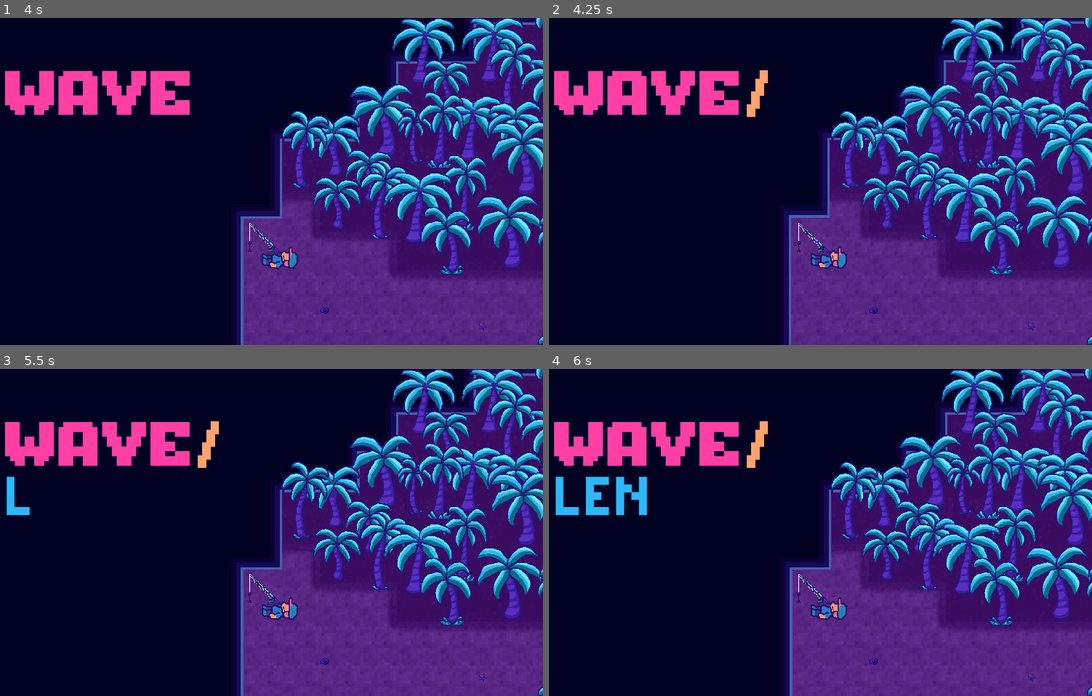
Above: before the commit, frames 1-4 (two rows, left to right).
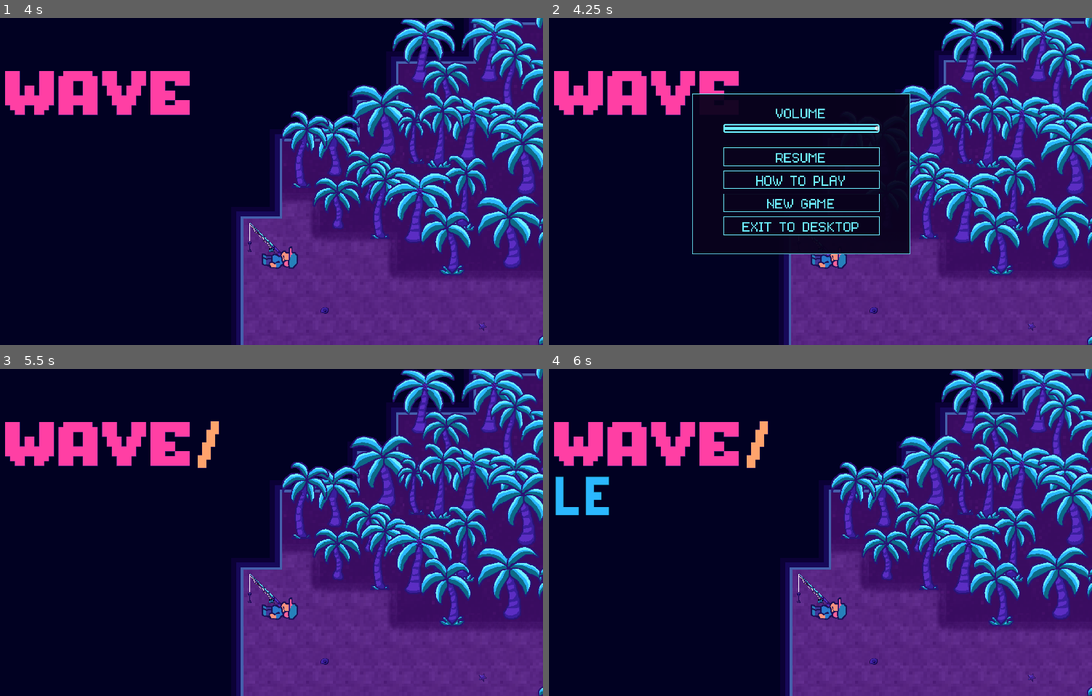
Above: after the commit, the same moments.

Repository: dougwhite/wave-length
Game: Godot game, scene res://scenes/game.tscn
Two runs of this game, one before a commit and one after it. Both use one fixed random seed, a clock stepped at 60 frames per second and the inputs below.
Inputs (mouse positions are in pixels of both pictures, inside the frame that each line leads up to):
- Up to frame 1 (4 s): tap Enter (ui_accept) at 0.5, 0.77, 1.25, 1.52, 2, 3.02, 3.5, 3.77 s; move the mouse to (380, 165) at 0.52 s; hold Right (move_right) 0.53-1.28 s; hold E (interact) 0.53-1.28 s; click (380, 165) at 0.67 s; move the mouse to (135, 197) at 1.27 s; hold S (move_down) 1.28-2.03 s; tap Space (dodge_roll) at 1.35 s; click (135, 197) at 1.42 s; tap E (interact) at 1.55, 2.3, 3.05 s; move the mouse to (309, 109) at 2.02 s; hold Right (move_right) 2.03-2.78 s; hold Shift (fine_tune) 2.03-2.78 s; click (309, 109) at 2.17 s; move the mouse to (222, 246) at 2.77 s; hold Up (move_up) 2.78-3.53 s; click (222, 246) at 2.85 s; move the mouse to (428, 230) at 3.52 s; hold Left (move_left) from 3.53 s (still down); hold E (interact) from 3.53 s (still down); click (428, 230) at 3.67 s
- Up to frame 2 (4.25 s): keep holding Left (move_left); keep holding E (interact); tap Escape (ui_cancel) at 4.15 s
- Up to frame 3 (5.5 s): release Left (move_left) at 4.25 s; release E (interact) at 4.25 s; click (249, 506) at 4.25 s, where only the run after the commit has a clickable "RESUME"; tap Enter (ui_accept) at 5, 5.27 s; move the mouse to (76, 483) at 5.02 s; hold Left (move_left) from 5.03 s (still down); tap 1 (tune_1) at 5.1 s; click (76, 483) at 5.17 s; tap E (interact) at 5.3 s
- Up to frame 4 (6 s): move the mouse to (831, 532) at 5.77 s; release Left (move_left) at 5.78 s; hold S (move_down) from 5.78 s (still down); hold 2 (tune_2) from 5.78 s (still down); click (831, 532) at 5.92 s

Frame 1 is identical in both runs. In frame 2, 10% of the frame differs, in the area x 26-67%, y 15-73%; in frame 3, 0.2%; in frame 4, 0.4%.

Commit message:
Added settings menu and volume control. Added how to play screen. Added exit to desktop.

Diff:
--- a/scenes/game.tscn
+++ b/scenes/game.tscn
@@ -43,6 +43,7 @@
 [ext_resource type="AudioStream" uid="uid://bmjmqojtni8cy" path="res://music/kronbits.itch.io/Retro Swooosh 16.wav" id="33_v2yb1"]
 [ext_resource type="PackedScene" uid="uid://ck53ghi561hyq" path="res://scenes/tunables/seagull.tscn" id="34_js0lu"]
 [ext_resource type="PackedScene" uid="uid://b66w7lneg1kfv" path="res://scenes/ui/credits.tscn" id="35_h3rex"]
+[ext_resource type="PackedScene" uid="uid://cjkyha2crir0k" path="res://scenes/ui/settings.tscn" id="36_fedci"]
 [ext_resource type="AudioStream" uid="uid://dvdsqsgnk1ogn" path="res://music/officialzeeey.itch.io/TheEnigmaFinished.mp3" id="36_pr1ej"]
 [ext_resource type="AudioStream" uid="uid://cojsgds1poten" path="res://music/alkakrab.itch.io/Sci-Fi 2 Loop.ogg" id="38_oaba0"]
 [ext_resource type="AudioStream" uid="uid://c6gccsnytlvyx" path="res://music/alkakrab.itch.io/Sci-Fi 1 Loop.ogg" id="39_458eo"]
@@ -2271,6 +2272,9 @@
 
 [node name="Credits" parent="CanvasLayer" instance=ExtResource("35_h3rex")]
 
+[node name="Settings" parent="CanvasLayer" instance=ExtResource("36_fedci")]
+z_index = 3
+
 [node name="ScreenFX" parent="." node_paths=PackedStringArray("camera") instance=ExtResource("30_02fa5")]
 unique_name_in_owner = true
 camera = NodePath("../Objects/Player/Camera2D")
--- /dev/null
+++ b/scenes/ui/how_to_play.tscn
@@ -0,0 +1,304 @@
+[gd_scene load_steps=14 format=3 uid="uid://dfiuyredjiyr5"]
+
+[ext_resource type="FontFile" uid="uid://bflvrjrnrrjgu" path="res://fonts/nimblebeastscollective.itch.io/Habbo.ttf" id="1_rx6sf"]
+[ext_resource type="Script" uid="uid://dwvqk7ej1o2rh" path="res://scripts/ui/how_to_play.gd" id="1_svix1"]
+[ext_resource type="Texture2D" uid="uid://ctdphpxxi8nqb" path="res://art/help.png" id="2_svix1"]
+
+[sub_resource type="StyleBoxFlat" id="StyleBoxFlat_mfe6v"]
+bg_color = Color(0.03498002, 0.007699999, 0.11, 0.9411765)
+border_width_left = 2
+border_width_top = 2
+border_width_right = 2
+border_width_bottom = 2
+border_color = Color(0.43137255, 0.9411765, 1, 1)
+
+[sub_resource type="AtlasTexture" id="AtlasTexture_svix1"]
+atlas = ExtResource("2_svix1")
+region = Rect2(0, 0, 300, 300)
+
+[sub_resource type="AtlasTexture" id="AtlasTexture_mfe6v"]
+atlas = ExtResource("2_svix1")
+region = Rect2(300, 0, 300, 300)
+
+[sub_resource type="AtlasTexture" id="AtlasTexture_d56r8"]
+atlas = ExtResource("2_svix1")
+region = Rect2(900, 0, 150, 300)
+
+[sub_resource type="AtlasTexture" id="AtlasTexture_jrmmo"]
+atlas = ExtResource("2_svix1")
+region = Rect2(900, 300, 300, 300)
+
+[sub_resource type="AtlasTexture" id="AtlasTexture_hnuh7"]
+atlas = ExtResource("2_svix1")
+region = Rect2(600, 0, 300, 300)
+
+[sub_resource type="AtlasTexture" id="AtlasTexture_lvdkt"]
+atlas = ExtResource("2_svix1")
+region = Rect2(0, 300, 450, 300)
+
+[sub_resource type="AtlasTexture" id="AtlasTexture_8wb41"]
+atlas = ExtResource("2_svix1")
+region = Rect2(600, 300, 300, 300)
+
+[sub_resource type="StyleBoxFlat" id="StyleBoxFlat_d56r8"]
+bg_color = Color(0.03529412, 0.007843138, 0.10980392, 0.9411765)
+border_width_left = 2
+border_width_top = 2
+border_width_right = 2
+border_width_bottom = 2
+border_color = Color(0.43137255, 0.9411765, 1, 1)
+
+[sub_resource type="StyleBoxFlat" id="StyleBoxFlat_jrmmo"]
+bg_color = Color(0.03529412, 0.007843138, 0.10980392, 0.9411765)
+border_width_left = 2
+border_width_top = 2
+border_width_right = 2
+border_width_bottom = 2
+border_color = Color(1, 0.24705882, 0.6431373, 1)
+
+[node name="HowToPlay" type="Control"]
+layout_mode = 3
+anchors_preset = 15
+anchor_right = 1.0
+anchor_bottom = 1.0
+grow_horizontal = 2
+grow_vertical = 2
+script = ExtResource("1_svix1")
+
+[node name="MarginContainer" type="MarginContainer" parent="."]
+layout_mode = 1
+anchors_preset = 15
+anchor_right = 1.0
+anchor_bottom = 1.0
+grow_horizontal = 2
+grow_vertical = 2
+theme_override_constants/margin_left = 150
+theme_override_constants/margin_top = 20
+theme_override_constants/margin_right = 150
+theme_override_constants/margin_bottom = 20
+
+[node name="Panel" type="Panel" parent="MarginContainer"]
+layout_mode = 2
+theme_override_styles/panel = SubResource("StyleBoxFlat_mfe6v")
+
+[node name="HOW TO PLAY" type="Label" parent="MarginContainer/Panel"]
+layout_mode = 1
+anchors_preset = 5
+anchor_left = 0.5
+anchor_right = 0.5
+offset_left = -710.0
+offset_right = 710.0
+offset_bottom = 102.0
+grow_horizontal = 2
+theme_override_colors/font_color = Color(0.43137255, 0.9411765, 1, 1)
+theme_override_fonts/font = ExtResource("1_rx6sf")
+theme_override_font_sizes/font_size = 128
+text = "HOW TO PLAY"
+horizontal_alignment = 1
+
+[node name="move_graphic" type="TextureRect" parent="MarginContainer/Panel"]
+layout_mode = 0
+offset_left = 188.0
+offset_top = 135.0
+offset_right = 488.0
+offset_bottom = 435.0
+mouse_filter = 2
+texture = SubResource("AtlasTexture_svix1")
+stretch_mode = 2
+
+[node name="WASD TO MOVE" type="Label" parent="MarginContainer/Panel"]
+layout_mode = 0
+offset_left = 228.0
+offset_top = 440.0
+offset_right = 447.0
+offset_bottom = 478.0
+theme_override_colors/font_color = Color(0.43137255, 0.9411765, 1, 1)
+theme_override_fonts/font = ExtResource("1_rx6sf")
+theme_override_font_sizes/font_size = 48
+text = "WASD TO MOVE"
+
+[node name="dodge_graphic" type="TextureRect" parent="MarginContainer/Panel"]
+layout_mode = 0
+offset_left = 522.0
+offset_top = 136.0
+offset_right = 822.0
+offset_bottom = 436.0
+mouse_filter = 2
+texture = SubResource("AtlasTexture_mfe6v")
+stretch_mode = 2
+
+[node name="SPACE TO DODGE" type="Label" parent="MarginContainer/Panel"]
+layout_mode = 0
+offset_left = 541.0
+offset_top = 440.0
+offset_right = 874.0
+offset_bottom = 519.0
+theme_override_colors/font_color = Color(0.43137255, 0.9411765, 1, 1)
+theme_override_fonts/font = ExtResource("1_rx6sf")
+theme_override_font_sizes/font_size = 48
+text = "SPACE TO DODGE
+"
+
+[node name="shoot_graphic" type="TextureRect" parent="MarginContainer/Panel"]
+layout_mode = 0
+offset_left = 908.0
+offset_top = 136.0
+offset_right = 1058.0
+offset_bottom = 436.0
+mouse_filter = 2
+texture = SubResource("AtlasTexture_d56r8")
+stretch_mode = 2
+
+[node name="LEFT CLICK SHOOTS" type="Label" parent="MarginContainer/Panel"]
+layout_mode = 0
+offset_left = 852.0
+offset_top = 440.0
+offset_right = 1122.0
+offset_bottom = 519.0
+theme_override_colors/font_color = Color(0.43137255, 0.9411765, 1, 1)
+theme_override_fonts/font = ExtResource("1_rx6sf")
+theme_override_font_sizes/font_size = 48
+text = "LEFT CLICK FIRES
+A RADIO PULSE"
+horizontal_alignment = 1
+
+[node name="interact_graphic" type="TextureRect" parent="MarginContainer/Panel"]
+layout_mode = 0
+offset_left = 1149.0
+offset_top = 137.0
+offset_right = 1449.0
+offset_bottom = 437.0
+mouse_filter = 2
+texture = SubResource("AtlasTexture_jrmmo")
+stretch_mode = 2
+
+[node name="E INTERACTS" type="Label" parent="MarginContainer/Panel"]
+layout_mode = 0
+offset_left = 1175.0
+offset_top = 440.0
+offset_right = 1445.0
+offset_bottom = 519.0
+theme_override_colors/font_color = Color(0.43137255, 0.9411765, 1, 1)
+theme_override_fonts/font = ExtResource("1_rx6sf")
+theme_override_font_sizes/font_size = 48
+text = "E TO INTERACT"
+horizontal_alignment = 1
+
+[node name="tune_graphic" type="TextureRect" parent="MarginContainer/Panel"]
+layout_mode = 0
+offset_left = 138.0
+offset_top = 547.0
+offset_right = 438.0
+offset_bottom = 847.0
+mouse_filter = 2
+texture = SubResource("AtlasTexture_hnuh7")
+stretch_mode = 2
+
+[node name="MOUSE WHEEL TUNES" type="Label" parent="MarginContainer/Panel"]
+layout_mode = 0
+offset_left = 124.0
+offset_top = 870.0
+offset_right = 466.0
+offset_bottom = 949.0
+theme_override_colors/font_color = Color(0.43137255, 0.9411765, 1, 1)
+theme_override_fonts/font = ExtResource("1_rx6sf")
+theme_override_font_sizes/font_size = 48
+text = "MOUSE WHEEL TO TUNE
+RADIO EMITTER"
+horizontal_alignment = 1
+
+[node name="(shift to fine tune)" type="Label" parent="MarginContainer/Panel/MOUSE WHEEL TUNES"]
+layout_mode = 0
+offset_top = 79.0
+offset_right = 342.0
+offset_bottom = 158.0
+theme_override_colors/font_color = Color(0.43137255, 0.9411765, 1, 1)
+theme_override_fonts/font = ExtResource("1_rx6sf")
+theme_override_font_sizes/font_size = 36
+text = "(SHIFT TO FINE TUNE)"
+horizontal_alignment = 1
+
+[node name="alt_graphic" type="TextureRect" parent="MarginContainer/Panel"]
+layout_mode = 0
+offset_left = 528.0
+offset_top = 537.0
+offset_right = 978.0
+offset_bottom = 837.0
+mouse_filter = 2
+texture = SubResource("AtlasTexture_lvdkt")
+stretch_mode = 2
+
+[node name="hold q + move mouse" type="Label" parent="MarginContainer/Panel/alt_graphic"]
+layout_mode = 0
+offset_left = 48.0
+offset_top = 121.0
+offset_right = 486.0
+offset_bottom = 172.0
+theme_override_colors/font_color = Color(0.43137255, 0.9411765, 1, 1)
+theme_override_fonts/font = ExtResource("1_rx6sf")
+theme_override_font_sizes/font_size = 36
+text = "HOLD Q + MOVE MOUSE"
+
+[node name="1__7 change station" type="Label" parent="MarginContainer/Panel/alt_graphic"]
+layout_mode = 0
+offset_left = 39.0
+offset_top = 251.0
+offset_right = 498.0
+offset_bottom = 312.0
+theme_override_colors/font_color = Color(0.43137255, 0.9411765, 1, 1)
+theme_override_fonts/font = ExtResource("1_rx6sf")
+theme_override_font_sizes/font_size = 36
+text = "1..7 CHANGE STATION  (+/-) FINE TUNING"
+
+[node name="ALTERNATIVE TUNING CONTROLS" type="Label" parent="MarginContainer/Panel"]
+layout_mode = 0
+offset_left = 471.0
+offset_top = 870.0
+offset_right = 1055.0
+offset_bottom = 949.0
+theme_override_colors/font_color = Color(0.43137255, 0.9411765, 1, 1)
+theme_override_fonts/font = ExtResource("1_rx6sf")
+theme_override_font_sizes/font_size = 48
+text = "ALTERNATE
+TUNING CONTROLS"
+horizontal_alignment = 1
+
+[node name="match_graphic" type="TextureRect" parent="MarginContainer/Panel"]
+layout_mode = 0
+offset_left = 1170.0
+offset_top = 557.0
+offset_right = 1470.0
+offset_bottom = 857.0
+mouse_filter = 2
+texture = SubResource("AtlasTexture_8wb41")
+stretch_mode = 2
+
+[node name="MATCH THE BANDWIDTH" type="Label" parent="MarginContainer/Panel"]
+layout_mode = 0
+offset_left = 1085.0
+offset_top = 870.0
+offset_right = 1580.0
+offset_bottom = 949.0
+theme_override_colors/font_color = Color(0.43137255, 0.9411765, 1, 1)
+theme_override_fonts/font = ExtResource("1_rx6sf")
+theme_override_font_sizes/font_size = 48
+text = "MATCH THE FREQUENCY OF YOUR
+TARGET FOR MAXIMUM DAMAGE!"
+
+[node name="BACK_BTN" type="Button" parent="MarginContainer/Panel"]
+layout_mode = 0
+offset_left = 38.0
+offset_top = 26.0
+offset_right = 254.0
+offset_bottom = 87.0
+size_flags_horizontal = 3
+theme_type_variation = &"FlatButton"
+theme_override_colors/font_color = Color(0.43137255, 0.9411765, 1, 1)
+theme_override_colors/font_hover_color = Color(1, 0.24705882, 0.6431373, 1)
+theme_override_fonts/font = ExtResource("1_rx6sf")
+theme_override_font_sizes/font_size = 72
+theme_override_styles/normal = SubResource("StyleBoxFlat_d56r8")
+theme_override_styles/hover = SubResource("StyleBoxFlat_jrmmo")
+text = "< BACK"
+
+[connection signal="pressed" from="MarginContainer/Panel/BACK_BTN" to="." method="_on_back_btn_pressed"]
--- /dev/null
+++ b/scenes/ui/settings.tscn
@@ -0,0 +1,188 @@
+[gd_scene load_steps=11 format=3 uid="uid://cjkyha2crir0k"]
+
+[ext_resource type="Script" uid="uid://bmbu4dhwoda02" path="res://scripts/ui/settings.gd" id="1_8wfqe"]
+[ext_resource type="FontFile" uid="uid://bflvrjrnrrjgu" path="res://fonts/nimblebeastscollective.itch.io/Habbo.ttf" id="2_7pacj"]
+[ext_resource type="PackedScene" uid="uid://dfiuyredjiyr5" path="res://scenes/ui/how_to_play.tscn" id="3_h175o"]
+
+[sub_resource type="StyleBoxFlat" id="StyleBoxFlat_jw8st"]
+bg_color = Color(0.03529412, 0.007843138, 0.10980392, 0.47058824)
+border_color = Color(0.8, 0.8, 0.8, 0)
+
+[sub_resource type="StyleBoxFlat" id="StyleBoxFlat_7pacj"]
+bg_color = Color(0.03498002, 0.007699999, 0.11, 0.9411765)
+border_width_left = 2
+border_width_top = 2
+border_width_right = 2
+border_width_bottom = 2
+border_color = Color(0.43137255, 0.9411765, 1, 1)
+
+[sub_resource type="StyleBoxFlat" id="StyleBoxFlat_h175o"]
+bg_color = Color(0.03529412, 0.007843138, 0.10980392, 0.9411765)
+border_width_left = 5
+border_width_top = 5
+border_width_right = 5
+border_width_bottom = 5
+border_color = Color(0.43137255, 0.9411765, 1, 1)
+corner_radius_top_left = 7
+corner_radius_top_right = 7
+corner_radius_bottom_right = 7
+corner_radius_bottom_left = 7
+expand_margin_top = 10.0
+expand_margin_bottom = 10.0
+
+[sub_resource type="StyleBoxFlat" id="StyleBoxFlat_ptynm"]
+bg_color = Color(0.43137255, 0.9411765, 1, 1)
+
+[sub_resource type="StyleBoxFlat" id="StyleBoxFlat_ncfhn"]
+bg_color = Color(0.43137255, 0.9411765, 1, 1)
+
+[sub_resource type="StyleBoxFlat" id="StyleBoxFlat_ob3hf"]
+bg_color = Color(0.03529412, 0.007843138, 0.10980392, 0.9411765)
+border_width_left = 2
+border_width_top = 2
+border_width_right = 2
+border_width_bottom = 2
+border_color = Color(0.43137255, 0.9411765, 1, 1)
+
+[sub_resource type="StyleBoxFlat" id="StyleBoxFlat_4xk3x"]
+bg_color = Color(0.03529412, 0.007843138, 0.10980392, 0.9411765)
+border_width_left = 2
+border_width_top = 2
+border_width_right = 2
+border_width_bottom = 2
+border_color = Color(1, 0.24705882, 0.6431373, 1)
+
+[node name="Settings" type="Control"]
+process_mode = 3
+layout_mode = 3
+anchors_preset = 15
+anchor_right = 1.0
+anchor_bottom = 1.0
+grow_horizontal = 2
+grow_vertical = 2
+mouse_filter = 2
+script = ExtResource("1_8wfqe")
+
+[node name="Panel" type="Panel" parent="."]
+visible = false
+layout_mode = 1
+anchors_preset = 15
+anchor_right = 1.0
+anchor_bottom = 1.0
+grow_horizontal = 2
+grow_vertical = 2
+theme_override_styles/panel = SubResource("StyleBoxFlat_jw8st")
+
+[node name="MarginContainer" type="MarginContainer" parent="."]
+layout_mode = 1
+anchors_preset = 15
+anchor_right = 1.0
+anchor_bottom = 1.0
+grow_horizontal = 2
+grow_vertical = 2
+theme_override_constants/margin_left = 600
+theme_override_constants/margin_top = 250
+theme_override_constants/margin_right = 600
+theme_override_constants/margin_bottom = 300
+
+[node name="MainSettingsPanel" type="PanelContainer" parent="MarginContainer"]
+layout_mode = 2
+theme_override_styles/panel = SubResource("StyleBoxFlat_7pacj")
+
+[node name="MarginContainer" type="MarginContainer" parent="MarginContainer/MainSettingsPanel"]
+layout_mode = 2
+theme_override_constants/margin_left = 100
+theme_override_constants/margin_top = 20
+theme_override_constants/margin_right = 100
+theme_override_constants/margin_bottom = 50
+
+[node name="VBoxContainer" type="VBoxContainer" parent="MarginContainer/MainSettingsPanel/MarginContainer"]
+layout_mode = 2
+theme_override_constants/separation = 15
+alignment = 1
+
+[node name="VolumeSection" type="MarginContainer" parent="MarginContainer/MainSettingsPanel/MarginContainer/VBoxContainer"]
+layout_mode = 2
+theme_override_constants/margin_bottom = 25
+
+[node name="VBoxContainer" type="VBoxContainer" parent="MarginContainer/MainSettingsPanel/MarginContainer/VBoxContainer/VolumeSection"]
+custom_minimum_size = Vector2(0, 104.115)
+layout_mode = 2
+
+[node name="Label" type="Label" parent="MarginContainer/MainSettingsPanel/MarginContainer/VBoxContainer/VolumeSection/VBoxContainer"]
+layout_mode = 2
+theme_override_colors/font_color = Color(0.43137255, 0.9411765, 1, 1)
+theme_override_fonts/font = ExtResource("2_7pacj")
+theme_override_font_sizes/font_size = 72
+text = "VOLUME"
+horizontal_alignment = 1
+
+[node name="Volume" type="HSlider" parent="MarginContainer/MainSettingsPanel/MarginContainer/VBoxContainer/VolumeSection/VBoxContainer"]
+custom_minimum_size = Vector2(0, 40)
+layout_mode = 2
+theme_override_styles/slider = SubResource("StyleBoxFlat_h175o")
+theme_override_styles/grabber_area = SubResource("StyleBoxFlat_ptynm")
+theme_override_styles/grabber_area_highlight = SubResource("StyleBoxFlat_ncfhn")
+max_value = 1.0
+step = 0.1
+value = 1.0
+
+[node name="ResumeBtn" type="Button" parent="MarginContainer/MainSettingsPanel/MarginContainer/VBoxContainer"]
+layout_mode = 2
+size_flags_horizontal = 3
+theme_type_variation = &"FlatButton"
+theme_override_colors/font_color = Color(0.43137255, 0.9411765, 1, 1)
+theme_override_colors/font_hover_color = Color(1, 0.24705882, 0.6431373, 1)
+theme_override_fonts/font = ExtResource("2_7pacj")
+theme_override_font_sizes/font_size = 72
+theme_override_styles/normal = SubResource("StyleBoxFlat_ob3hf")
+theme_override_styles/hover = SubResource("StyleBoxFlat_4xk3x")
+text = "RESUME"
+
+[node name="HelpBtn" type="Button" parent="MarginContainer/MainSettingsPanel/MarginContainer/VBoxContainer"]
+layout_mode = 2
+size_flags_horizontal = 3
+theme_type_variation = &"FlatButton"
+theme_override_colors/font_color = Color(0.43137255, 0.9411765, 1, 1)
+theme_override_colors/font_hover_color = Color(1, 0.24705882, 0.6431373, 1)
+theme_override_fonts/font = ExtResource("2_7pacj")
+theme_override_font_sizes/font_size = 72
+theme_override_styles/normal = SubResource("StyleBoxFlat_ob3hf")
+theme_override_styles/hover = SubResource("StyleBoxFlat_4xk3x")
+text = "HOW TO PLAY"
+
+[node name="NewGameBtn" type="Button" parent="MarginContainer/MainSettingsPanel/MarginContainer/VBoxContainer"]
+layout_mode = 2
+size_flags_horizontal = 3
+theme_type_variation = &"FlatButton"
+theme_override_colors/font_color = Color(0.43137255, 0.9411765, 1, 1)
+theme_override_colors/font_hover_color = Color(1, 0.24705882, 0.6431373, 1)
+theme_override_fonts/font = ExtResource("2_7pacj")
+theme_override_font_sizes/font_size = 72
+theme_override_styles/normal = SubResource("StyleBoxFlat_ob3hf")
+theme_override_styles/hover = SubResource("StyleBoxFlat_4xk3x")
+text = "NEW GAME"
+
+[node name="ExitGameBtn" type="Button" parent="MarginContainer/MainSettingsPanel/MarginContainer/VBoxContainer"]
+layout_mode = 2
+size_flags_horizontal = 3
+theme_type_variation = &"FlatButton"
+theme_override_colors/font_color = Color(0.43137255, 0.9411765, 1, 1)
+theme_override_colors/font_hover_color = Color(1, 0.24705882, 0.6431373, 1)
+theme_override_fonts/font = ExtResource("2_7pacj")
+theme_override_font_sizes/font_size = 72
+theme_override_styles/normal = SubResource("StyleBoxFlat_ob3hf")
+theme_override_styles/hover = SubResource("StyleBoxFlat_4xk3x")
+text = "EXIT TO DESKTOP
+"
+
+[node name="HowToPlay" parent="." instance=ExtResource("3_h175o")]
+visible = false
+layout_mode = 1
+
+[connection signal="value_changed" from="MarginContainer/MainSettingsPanel/MarginContainer/VBoxContainer/VolumeSection/VBoxContainer/Volume" to="." method="_on_volume_value_changed"]
+[connection signal="pressed" from="MarginContainer/MainSettingsPanel/MarginContainer/VBoxContainer/ResumeBtn" to="." method="_on_resume_btn_pressed"]
+[connection signal="pressed" from="MarginContainer/MainSettingsPanel/MarginContainer/VBoxContainer/HelpBtn" to="." method="_on_help_btn_pressed"]
+[connection signal="pressed" from="MarginContainer/MainSettingsPanel/MarginContainer/VBoxContainer/NewGameBtn" to="." method="_on_new_game_btn_pressed"]
+[connection signal="pressed" from="MarginContainer/MainSettingsPanel/MarginContainer/VBoxContainer/ExitGameBtn" to="." method="_on_exit_game_btn_pressed"]
+[connection signal="close_help" from="HowToPlay" to="." method="_on_how_to_play_close_help"]
--- a/scripts/game_manager.gd
+++ b/scripts/game_manager.gd
@@ -68,16 +68,22 @@
 	sfx.pitch_scale = randf_range(pitch_min, pitch_max)
 	sfx.play()
 
+var is_game_over: bool = false
+
 func game_over(allow_retry: bool = true):
+	is_game_over = true
 	get_tree().paused = true
 	game_over_ui.set_retry_enabled(allow_retry)
 	game_over_ui.visible = true
 
-func _on_game_over_ui_new_game():
+func start_new_game():
 	narrative_manager.reset_world_state()
 	get_tree().paused = false
 	get_tree().reload_current_scene()
 
+func _on_game_over_ui_new_game():
+	start_new_game()
+
 func _on_game_over_ui_retry():
 	get_tree().paused = false
 	get_tree().reload_current_scene()
--- a/scripts/narrative/game_state.gd
+++ b/scripts/narrative/game_state.gd
@@ -14,3 +14,6 @@
 
 # Energy
 var energy: int
+
+# Volume (Doesn't reset)
+var volume: float = 1.0
--- /dev/null
+++ b/scripts/ui/how_to_play.gd
@@ -0,0 +1,6 @@
+extends Control
+
+signal close_help
+
+func _on_back_btn_pressed():
+	emit_signal("close_help")
--- /dev/null
+++ b/scripts/ui/settings.gd
@@ -0,0 +1,59 @@
+extends Control
+
+@onready var volume_slider = $MarginContainer/MainSettingsPanel/MarginContainer/VBoxContainer/VolumeSection/VBoxContainer/Volume
+@onready var how_to_play = $HowToPlay
+@onready var main_panel = $MarginContainer
+
+@onready var game_manager: GameManager = %GameManager
+
+var is_paused: bool = false
+
+func _ready():
+	main_panel.visible = false
+	how_to_play.visible = false
+	volume_slider.value = GameState.volume
+
+func _unhandled_input(event: InputEvent) -> void:
+	if game_manager.is_game_over:
+		return
+	if event.is_action_pressed("ui_cancel"):
+		if how_to_play.visible == true:
+			_on_how_to_play_close_help()
+		else:
+			_toggle_pause()
+
+func _toggle_pause():
+	is_paused = !is_paused
+	get_tree().paused = is_paused
+	main_panel.visible = is_paused
+
+func _on_volume_value_changed(value):
+	var bus_idx = AudioServer.get_bus_index("Master")
+	GameState.volume = value;
+
+	if value == 0:
+		AudioServer.set_bus_mute(bus_idx, true)
+		return
+
+	AudioServer.set_bus_mute(bus_idx, false)
+
+	var db = linear_to_db(clamp(value, 0.001, 1.0))
+	AudioServer.set_bus_volume_db(bus_idx,db)
+
+func _on_resume_btn_pressed():
+	_toggle_pause()
+
+func _on_help_btn_pressed():
+	main_panel.visible = false
+	how_to_play.visible = true
+
+func _on_how_to_play_close_help():
+	main_panel.visible = true
+	how_to_play.visible = false
+
+func _on_new_game_btn_pressed():
+	game_manager.start_new_game()
+
+func _on_exit_game_btn_pressed():
+	get_tree().paused = false
+	get_tree().quit()
Not shown: 1 places in scenes/game.tscn that only renumber resources
Not shown, added: scripts/ui/how_to_play.gd.uid
Not shown, added: scripts/ui/settings.gd.uid
